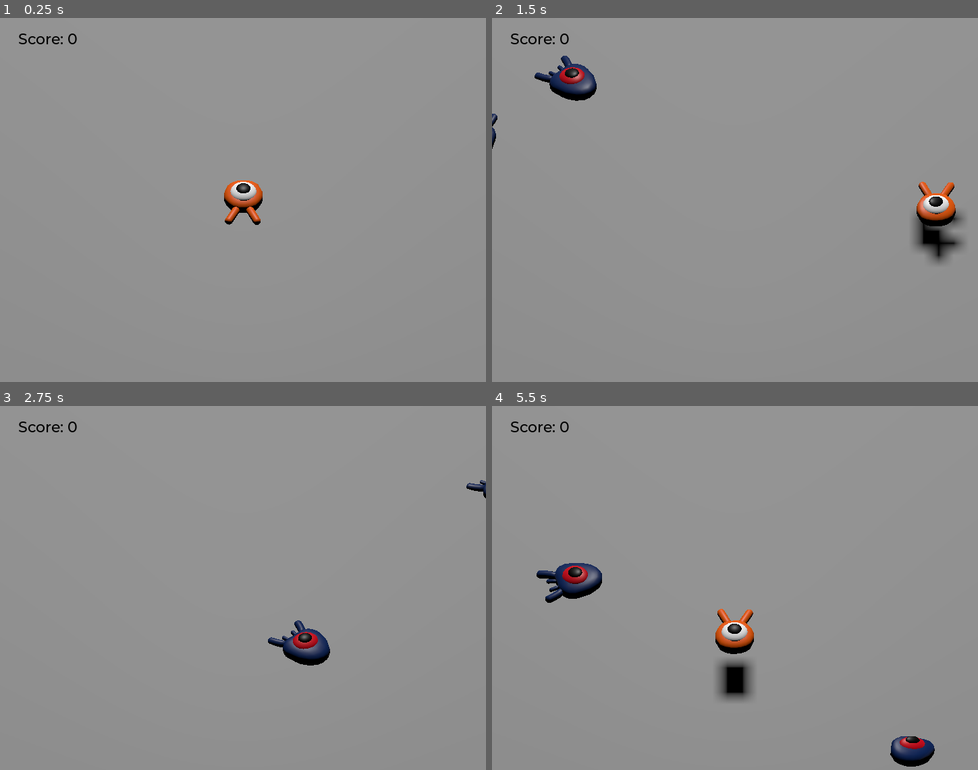
Above: before the commit, frames 1-4 (two rows, left to right).
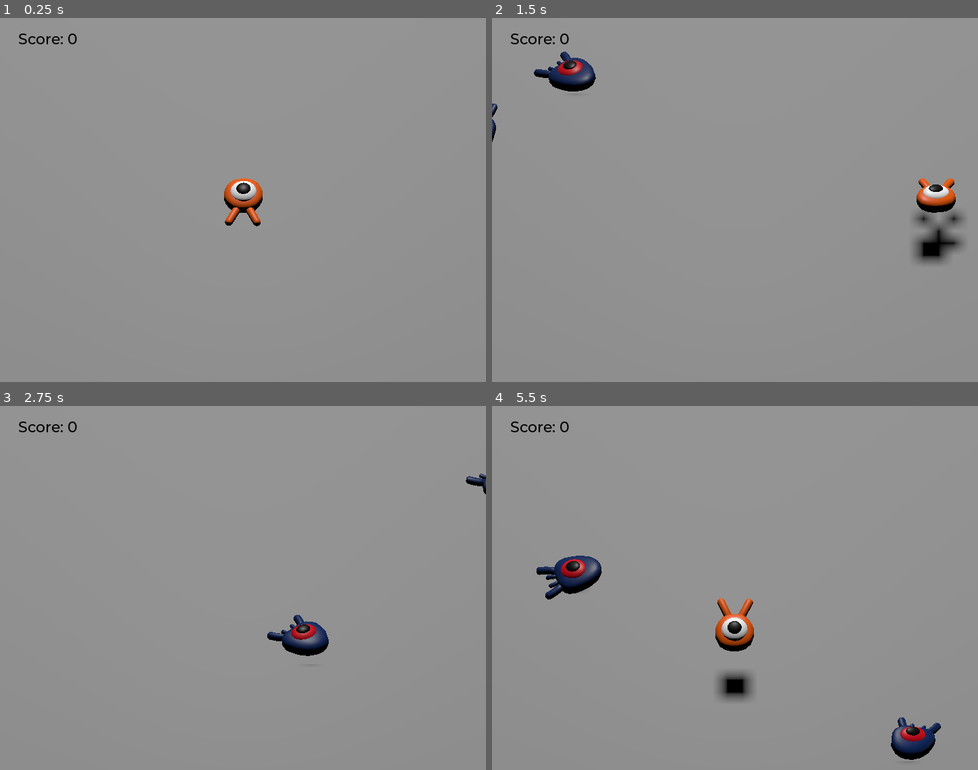
Above: after the commit, the same moments.

Repository: francoriboratig/godot-practice
Game: Godot game, scene res://main.tscn
Same seed, same stepped clock (60 frames per second), same inputs: the game is played once before the commit and once after it.
Inputs:
- Up to frame 1 (0.25 s): no input
- Up to frame 2 (1.5 s): tap Enter (ui_accept) at 0.5 s; hold Right (move_right) 0.53-1.28 s; tap Space (jump) at 0.6, 0.77, 1.07, 1.35 s; hold Down (move_back) from 1.28 s (still down)
- Up to frame 3 (2.75 s): tap Space (jump) at 1.52, 1.82, 2.1 s; release Down (move_back) at 2.03 s; hold Right (move_right) from 2.03 s (still down)
- Up to frame 4 (5.5 s): release Right (move_right) at 2.78 s; hold Up (move_forward) 2.78-3.53 s; tap Space (jump) at 2.85, 3.02, 3.32, 3.6, 3.77, 4.07, 4.35, 4.52, 4.82, 5.1 s; hold Left (move_left) 3.53-5.03 s; hold Down (move_back) from 5.03 s (still down)

The runs differ from the first frame. In frame 1, 0.2% of the frame differs, in the area x 46-55%, y 44-58%; in frame 2, 2.3%; in frame 3, 1.2%; in frame 4, 3.1%, in the area x 9-93%, y 41-100%.

Commit message:
Character animation

Diff:
--- a/Your First 3D Game/mob.gd
+++ b/Your First 3D Game/mob.gd
@@ -35,7 +35,7 @@
 	# We then rotate the velocity vector based on the mob's Y rotation
 	# in order to move in the direction the mob is looking.
 	velocity = velocity.rotated(Vector3.UP, rotation.y)
-
+	$AnimationPlayer.speed_scale = random_speed/min_speed
 
 func squash():
 	squashed.emit()
--- a/Your First 3D Game/mob.tscn
+++ b/Your First 3D Game/mob.tscn
@@ -1,10 +1,44 @@
-[gd_scene load_steps=4 format=3 uid="uid://dwrxgkufxf6rh"]
+[gd_scene load_steps=6 format=3 uid="uid://dwrxgkufxf6rh"]
 
 [ext_resource type="Script" path="res://mob.gd" id="1_x8seq"]
 [ext_resource type="PackedScene" uid="uid://bh4s1vgkkltcx" path="res://art/mob.glb" id="2_ml34o"]
 
 [sub_resource type="BoxShape3D" id="BoxShape3D_50anc"]
 size = Vector3(1.63184, 0.76416, 2.12503)
+
+[sub_resource type="Animation" id="Animation_jt8wc"]
+resource_name = "float"
+length = 1.2
+loop_mode = 1
+tracks/0/type = "value"
+tracks/0/imported = false
+tracks/0/enabled = true
+tracks/0/path = NodePath("Pivot/Character:position")
+tracks/0/interp = 1
+tracks/0/loop_wrap = true
+tracks/0/keys = {
+"times": PackedFloat32Array(0.3, 0.7, 1.2),
+"transitions": PackedFloat32Array(0.420448, 2.07053, 1),
+"update": 0,
+"values": [Vector3(0, 0, 0), Vector3(0, 0.65, 0), Vector3(0, 0.35, 0)]
+}
+tracks/1/type = "value"
+tracks/1/imported = false
+tracks/1/enabled = true
+tracks/1/path = NodePath("Pivot/Character:rotation")
+tracks/1/interp = 1
+tracks/1/loop_wrap = true
+tracks/1/keys = {
+"times": PackedFloat32Array(0.1, 0.5, 1.2),
+"transitions": PackedFloat32Array(0.420448, 0.435275, 1),
+"update": 0,
+"values": [Vector3(0, 0, 0), Vector3(0.139626, 0, 0), Vector3(-0.15708, 0, 0)]
+}
+
+[sub_resource type="AnimationLibrary" id="AnimationLibrary_0me4q"]
+_data = {
+"float": SubResource("Animation_jt8wc")
+}
 
 [node name="Mob" type="CharacterBody3D" groups=["mob"]]
 collision_layer = 2
@@ -14,6 +48,7 @@
 [node name="Pivot" type="Node3D" parent="."]
 
 [node name="Character" parent="Pivot" instance=ExtResource("2_ml34o")]
+transform = Transform3D(1, 0, 0, 0, 0.987688, 0.156435, 0, -0.156435, 0.987688, 0, 0.35, 0)
 
 [node name="CollisionShape3D" type="CollisionShape3D" parent="."]
 transform = Transform3D(1, 0, 0, 0, 1, 0, 0, 0, 1, 0, 0.241943, -0.0975494)
@@ -23,4 +58,10 @@
 transform = Transform3D(1, 0, 0, 0, 1, 0, 0, 0, 1, 0, 0.312804, 0.331395)
 aabb = AABB(-1.16461, -0.656026, -1.71897, 2.32922, 1.31205, 3.43795)
 
+[node name="AnimationPlayer" type="AnimationPlayer" parent="."]
+libraries = {
+"": SubResource("AnimationLibrary_0me4q")
+}
+autoplay = "float"
+
 [connection signal="screen_exited" from="VisibleOnScreenEnabler3D" to="." method="_on_visible_on_screen_enabler_3d_screen_exited"]
--- a/Your First 3D Game/player.gd
+++ b/Your First 3D Game/player.gd
@@ -5,7 +5,7 @@
 # The downward acceleration when in the air, in meters per second squared.
 @export var fall_acceleration = 75
 # Vertical impulse applied to the character upon jumping in meters per second.
-@export var jump_impuse = 20
+@export var jump_impulse = 20
 # Vertical impulse applied to the character upon bouncing over a mob in
 # meters per second.
 @export var bounce_impulse = 16
@@ -33,6 +33,9 @@
 		direction = direction.normalized()
 		# Setting the basis property will affect the rotation of the node.
 		$Pivot.basis = Basis.looking_at(direction)
+		$AnimationPlayer.speed_scale = 4
+	else:
+		$AnimationPlayer.speed_scale = 1
 
 	# Ground velocity
 	target_velocity.x = direction.x * speed
@@ -47,7 +50,7 @@
 
 	# Jumping
 	if is_on_floor() and Input.is_action_just_pressed("jump"):
-		target_velocity.y = jump_impuse
+		target_velocity.y = jump_impulse
 
 	# Iterate through all collisions that occurred this frame
 	for index in range(get_slide_collision_count()):
@@ -70,6 +73,7 @@
 				break
 
 	move_and_slide()
+	$Pivot.rotation.x = PI / 6 * velocity.y / jump_impulse
 
 func die():
 	hit.emit()
--- a/Your First 3D Game/player.tscn
+++ b/Your First 3D Game/player.tscn
@@ -9,6 +9,68 @@
 [sub_resource type="CylinderShape3D" id="CylinderShape3D_4fx04"]
 height = 0.29603
 radius = 1.15888
+
+[sub_resource type="Animation" id="Animation_onhbq"]
+length = 0.001
+tracks/0/type = "value"
+tracks/0/imported = false
+tracks/0/enabled = true
+tracks/0/path = NodePath("Pivot/Character:position")
+tracks/0/interp = 1
+tracks/0/loop_wrap = true
+tracks/0/keys = {
+"times": PackedFloat32Array(0),
+"transitions": PackedFloat32Array(1),
+"update": 0,
+"values": [Vector3(0, 0, 0)]
+}
+tracks/1/type = "value"
+tracks/1/imported = false
+tracks/1/enabled = true
+tracks/1/path = NodePath("Pivot/Character:rotation")
+tracks/1/interp = 1
+tracks/1/loop_wrap = true
+tracks/1/keys = {
+"times": PackedFloat32Array(0),
+"transitions": PackedFloat32Array(1),
+"update": 0,
+"values": [Vector3(0, 0, 0)]
+}
+
+[sub_resource type="Animation" id="Animation_ml71w"]
+resource_name = "float"
+length = 1.2
+loop_mode = 1
+tracks/0/type = "value"
+tracks/0/imported = false
+tracks/0/enabled = true
+tracks/0/path = NodePath("Pivot/Character:position")
+tracks/0/interp = 1
+tracks/0/loop_wrap = true
+tracks/0/keys = {
+"times": PackedFloat32Array(0.3, 0.7, 1.2),
+"transitions": PackedFloat32Array(0.420448, 2.07053, 1),
+"update": 0,
+"values": [Vector3(0, 0, 0), Vector3(0, 0.65, 0), Vector3(0, 0.35, 0)]
+}
+tracks/1/type = "value"
+tracks/1/imported = false
+tracks/1/enabled = true
+tracks/1/path = NodePath("Pivot/Character:rotation")
+tracks/1/interp = 1
+tracks/1/loop_wrap = true
+tracks/1/keys = {
+"times": PackedFloat32Array(0.1, 0.5, 1.2),
+"transitions": PackedFloat32Array(0.420448, 0.435275, 1),
+"update": 0,
+"values": [Vector3(0, 0, 0), Vector3(0.139626, 0, 0), Vector3(-0.15708, 0, 0)]
+}
+
+[sub_resource type="AnimationLibrary" id="AnimationLibrary_v52f8"]
+_data = {
+"RESET": SubResource("Animation_onhbq"),
+"float": SubResource("Animation_ml71w")
+}
 
 [node name="Player" type="CharacterBody3D"]
 collision_mask = 6
@@ -31,4 +93,10 @@
 transform = Transform3D(1, 0, 0, 0, 1, 0, 0, 0, 1, 0, 0.355463, 0)
 shape = SubResource("CylinderShape3D_4fx04")
 
+[node name="AnimationPlayer" type="AnimationPlayer" parent="."]
+libraries = {
+"": SubResource("AnimationLibrary_v52f8")
+}
+autoplay = "float"
+
 [connection signal="body_entered" from="MobDetector" to="." method="_on_mob_detector_body_entered"]
Not shown: 1 places in Your First 3D Game/player.tscn that only renumber resources
